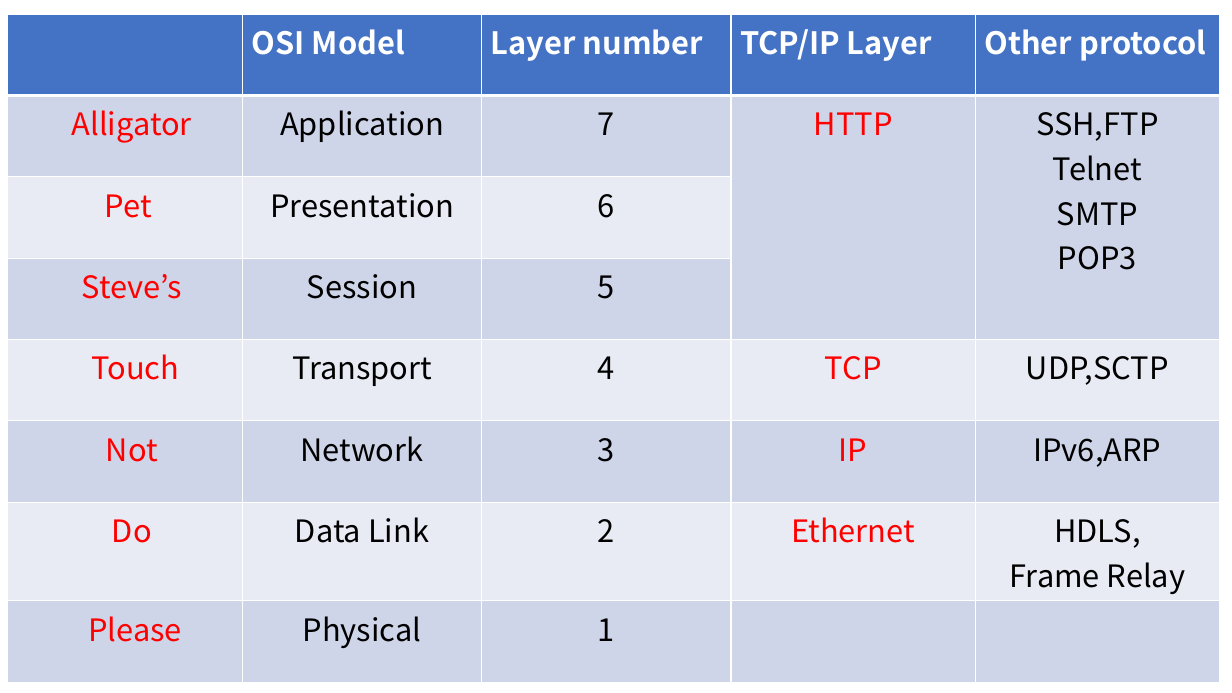
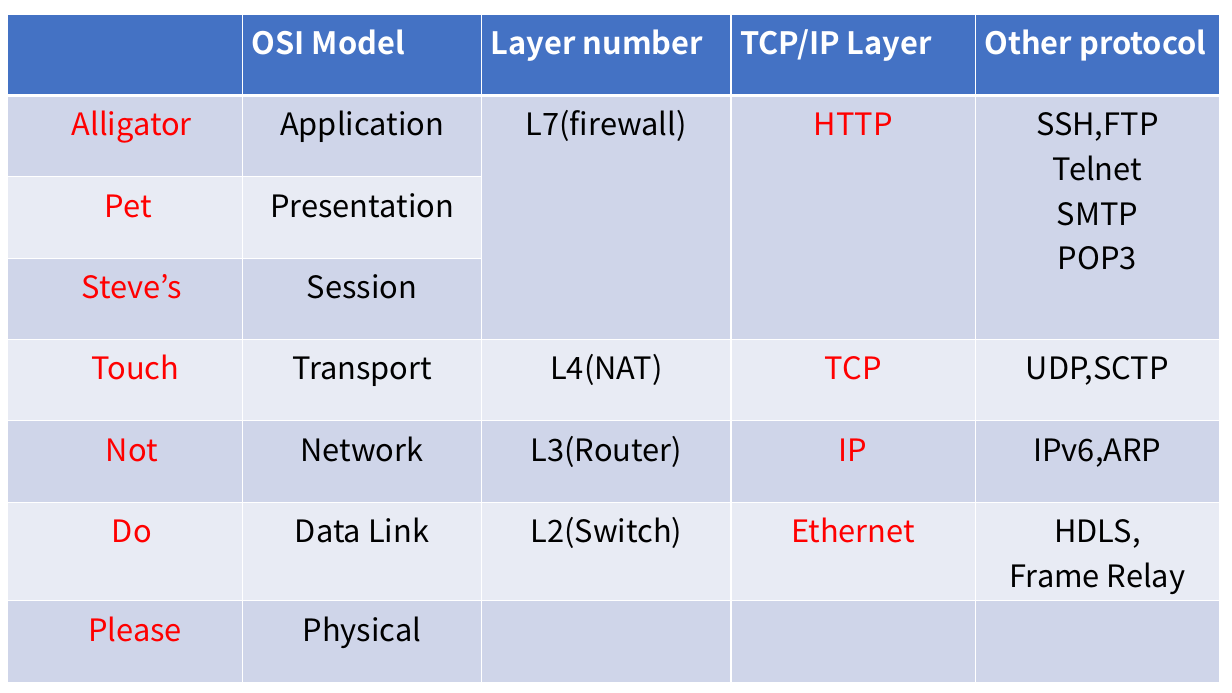
Before and after one commit to dodam1256/osi-and-tcp, a slide deck: slide 1 of osi-and-tcp.pptx. Drawn at 1232x693 pixels with LibreOffice and Linux fonts; fonts in the diff are those of the drawing. Boxes give left, top, right and bottom in pixels: in the first picture for what was removed or moved away, otherwise in the second. Text is boxed around its words. In the diff, an @@ line names an element or a change of style, - is before the commit and + after.

```diff
--- a/osi-and-tcp.pptx
+++ b/osi-and-tcp.pptx
@@ table at bbox=[7, 14, 1219, 667] @@
-row 2, column 3: 7
+row 2, column 3: L7(firewall)
-row 3, column 3: 6
+row 3, column 3: 
-row 4, column 3: 5
+row 4, column 3: 
-row 5, column 3: 4
+row 5, column 3: L4(NAT)
-row 6, column 3: 3
+row 6, column 3: L3(Router)
-row 7, column 3: 2
+row 7, column 3: L2(Switch)
-row 8, column 3: 1
+row 8, column 3: 
```
Also in this commit, not shown: 1 other file.
